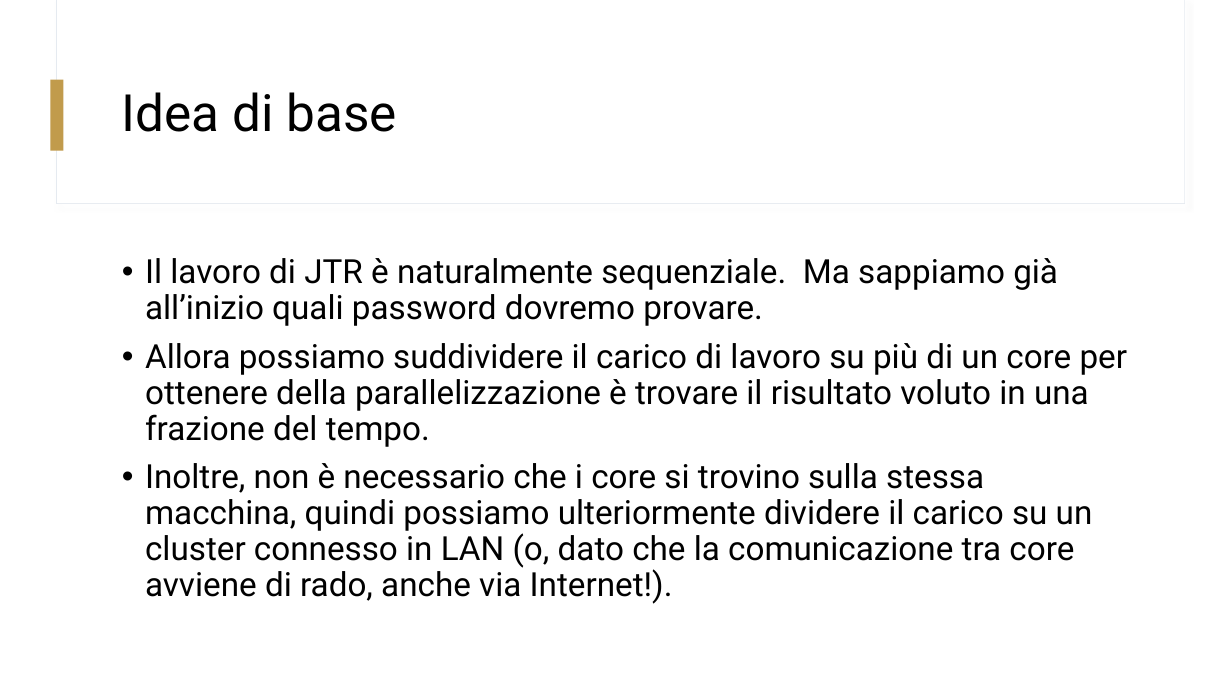
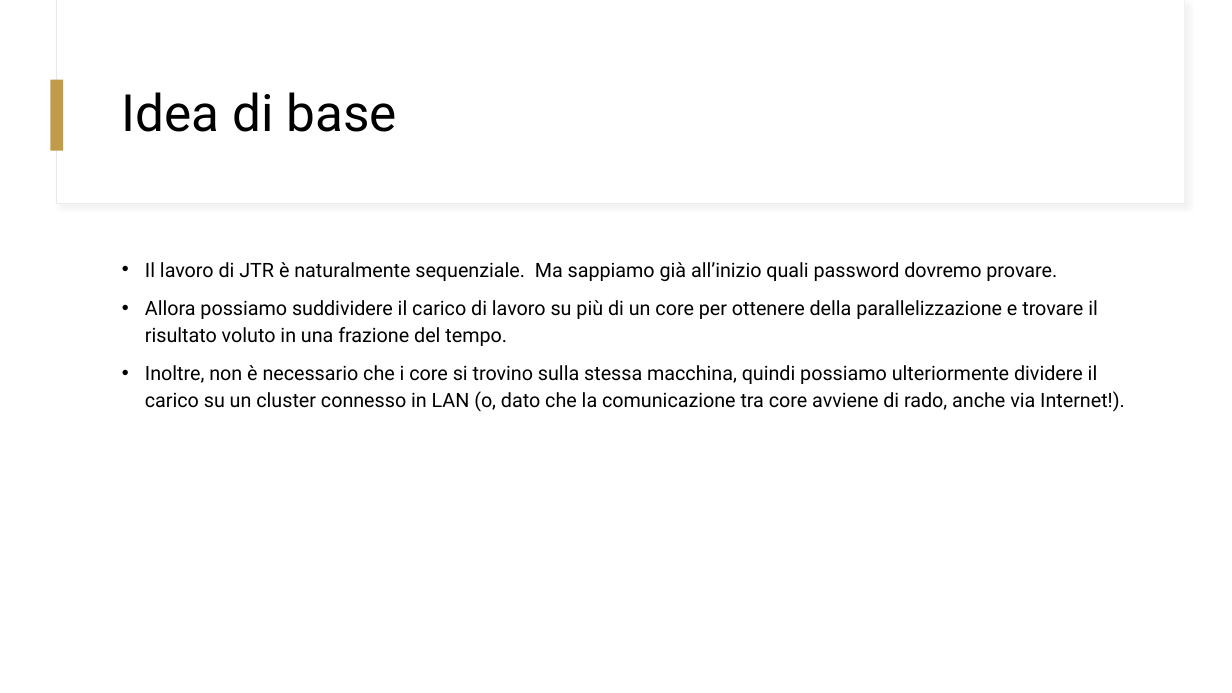
Before and after one commit to GiorgioBelli/npJohn, a slide deck: slide 3 of NPJohn.pptx. Drawn at 1232x693 pixels with LibreOffice and Linux fonts; fonts in the diff are those of the drawing. Boxes give left, top, right and bottom in pixels: in the first picture for what was removed or moved away, otherwise in the second. Text is boxed around its words. In the diff, an @@ line names an element or a change of style, - is before the commit and + after.

Commit message:
New presentation pptx

```diff
--- a/NPJohn.pptx
+++ b/NPJohn.pptx
@@ text at (145,262,1125,412): size 25.9 to 15.4 pt in "Il lavoro di JTR è naturalmente sequenziale. ...", "Inoltre, non è necessario che i core ..."; line spacing 0.9 to 1.1 @@
@@ text at (145,300,1098,346): text changed; size 25.9 to 15.4 pt @@
-• Allora possiamo suddividere il carico di lavoro su più di un core per ottenere della parallelizzazione è trovare il risultato voluto in una frazione del tempo.
+• Allora possiamo suddividere il carico di lavoro su più di un core per ottenere della parallelizzazione e trovare il risultato voluto in una frazione del tempo.
```
Also in this commit, not shown: 5 other slides changed, 3 slides added, 1 other file.
